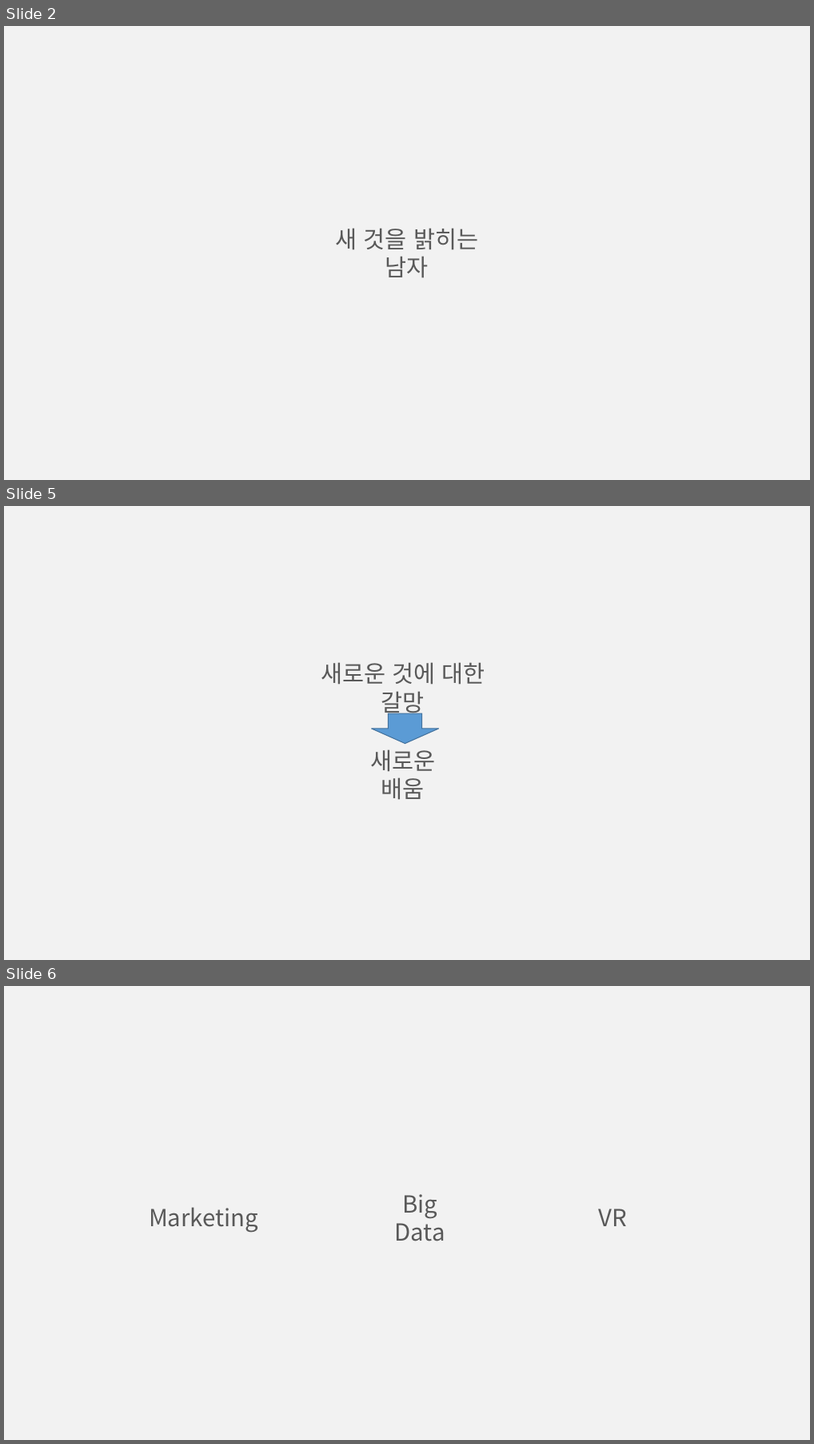
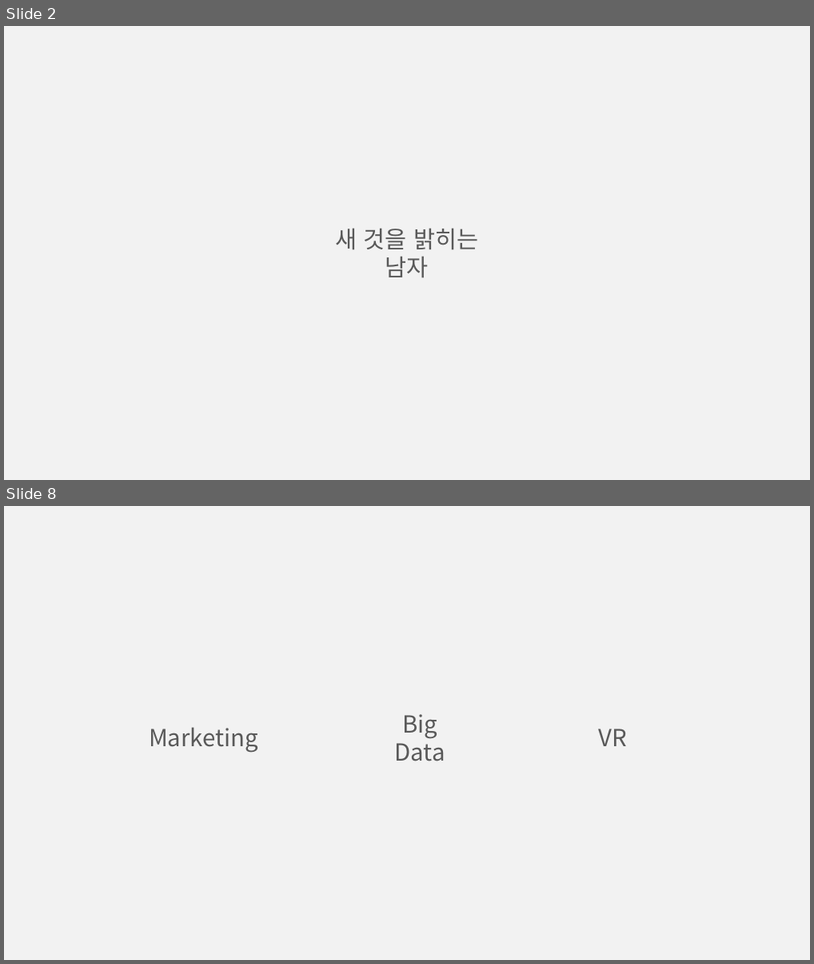
Before and after one commit to BAChan31/Job, a slide deck: 자소서/마이다스아이티/백승찬_PT자료.pptx. Shown one above the other, each under a label of ours: slides 2, 5 and 6 before the commit, slides 2 and 8 after it; the slides between them are not shown. The pictures are 814x1444 and 814x964 pixels, drawn with LibreOffice and Linux fonts; fonts in the diff are those of the drawing. Boxes give left, top, right and bottom in pixels: in the first picture for what was removed or moved away, otherwise in the second. Text is boxed around its words. In the diff, an @@ line names an element or a change of style, - is before the commit and + after.

```diff
--- a/자소서/마이다스아이티/백승찬_PT자료.pptx
+++ b/자소서/마이다스아이티/백승찬_PT자료.pptx
@@ slide 5 removed at (4,506,810,960), background #F2F2F2 @@
@@ text removed at (321,662,486,717) @@
-새로운 것에 대한 갈망
@@ down arrow removed at (372,713,439,744) @@
@@ text removed at (370,749,435,800) @@
-새로운 배움
@@ what was slide 6 is now slide 8 @@
```
Also in this commit, not shown: 6 slides added, 3 other slides removed.
